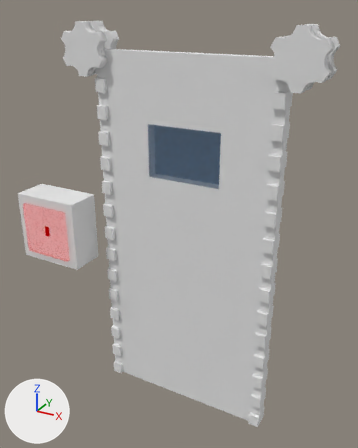
Renders of the Blender file blender_models/Machines/Door.blend from each side of a commit.
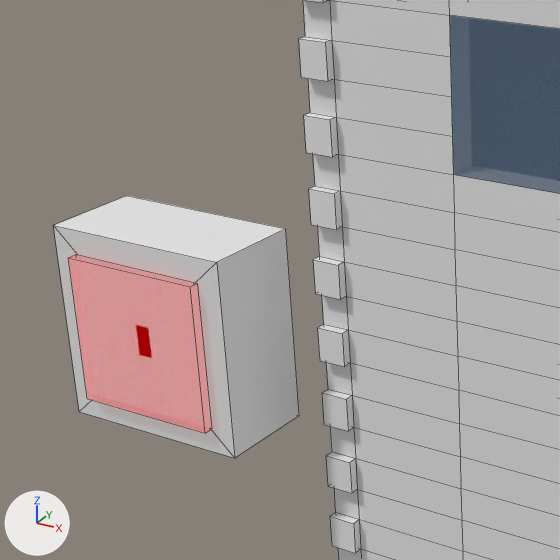
Old and new are each drawn whole from a camera (50 mm lens) standing at (1.133, -2.131, 2.197) and looking at (-0.05, 0.021, 1.121) and again close up on the part from 0% to 51% of the width and 27% to 68% of the height. Lighting does not change. The marker at lower left points along +X, +Y and +Z. The close-ups show mesh edges as thin lines.

The scene before the commit, as lines of its bpy script (objects in view):
```python
me_cube = bpy.data.meshes.new('Cube')
me_cube.from_pydata(...)  # 608 vertices, 602 faces; spans x -0.5..0.5, y -0.05..0.05, z 0.0..2.0
# faces by material slot: [300, 300, 2]
me_cube.materials.append(mat_paper)  # its picture is missing
me_cube.materials.append(mat_paperdark)  # its picture is missing
me_cube.materials.append(mat_glass)  # blue #2f5d83
me_cube_014 = bpy.data.meshes.new('Cube.014')
me_cube_014.from_pydata(...)  # 16 vertices, 14 faces; spans x -1.0..1.0, y -1.0..0.0, z -1.0..1.0
# faces by material slot: [9, 5]
me_cube_014.materials.append(mat_paper)  # its picture is missing
me_cube_014.materials.append(mat_darkness)  # black #0a0a0a
# before: 0 (-0.08, -1.0, -0.16), 1 (-0.08, -1.0, 0.16), 4 (0.08, -1.0, -0.16), 5 (0.08, -1.0, 0.16), 8 (-1.0, -1.0, -1.0) at pixel (79, 411)
# before: 9 (-1.0, -1.0, 1.0) at pixel (53, 225), 10 (1.0, -1.0, 1.0) at pixel (216, 262), 11 (1.0, -1.0, -1.0) at pixel (234, 458)
me_cube_015 = bpy.data.meshes.new('Cube.015')
me_cube_015.from_pydata(...)  # a box spanning x -3.33..3.33, y -0.6..-0.2, z -2.5..2.5
me_cube_015.materials.append(mat_interactable)  # black #000000
ob_door = bpy.data.objects.new('Door', me_cube)
ob_door.location = (0.0, 0.0, 0.0)
ob_interactable = bpy.data.objects.new('Interactable', me_cube_015)
ob_interactable.location = (-0.8, -0.19, 1.0)
ob_interactable.scale = (0.045, 0.05, 0.06)
ob_lock = bpy.data.objects.new('Lock', me_cube_014)
ob_lock.location = (-0.8, 0.0, 1.0)
ob_lock.scale = (0.2, 0.2, 0.2)
```
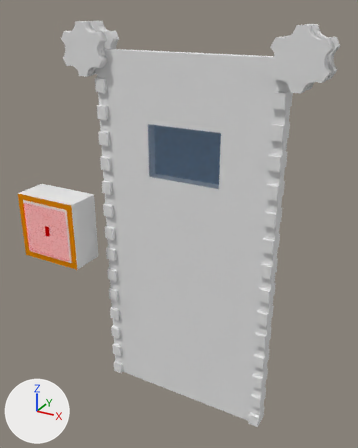
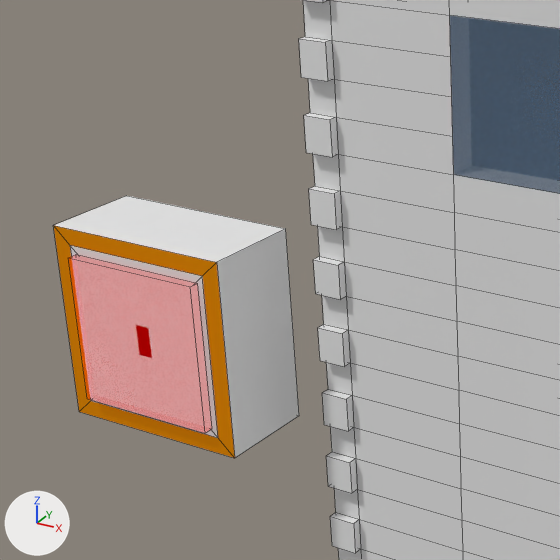
Location of each change, [x1, y1, x2, y2] in pixels of the close-ups (560 x 560 px):
part 1 of me_cube_014, built on: [53, 225, 235, 458] in both

The change, as a list of edits to the scene's bpy script:
```text
Add mat_orange:
    mat_orange = principled_material('Orange')
    mat_orange.base_color = (0.774, 0.253, 0.00238)  # orange #e48a08
    mat_orange.roughness = 1.0
    mat_orange.specular_ior_level = 0.0
Change me_cube_014:
    where me_cube_014.from_pydata(...)  # 16 vertices, 14 faces; spans x -1.0..1.0, y -1.0..0.0, z -1.0..1.0
    used by ob_lock; location = (-0.8, 0.0, 1.0); scale = (0.2, 0.2, 0.2)
    verts and faces of me_cube_014; kept vertices keep their numbers, new ones are numbered from 16
    me_cube_014 part 1
    add delete_faces([(0, 1, 9, 8), (4, 11, 10, 5), (0, 8, 11, 4), (1, 5, 10, 9)])
    add verts[16] = (0.82, -1.0, -0.83)  # pixel (218, 438)
    add verts[17] = (0.82, -1.0, 0.83)  # pixel (202, 276)
    add verts[18] = (-0.82, -1.0, 0.83)  # pixel (69, 245)
    add verts[19] = (-0.82, -1.0, -0.83)  # pixel (90, 400)
    add faces += [(8, 19, 18, 9), (10, 17, 16, 11), (8, 11, 16, 19), (9, 18, 17, 10)]  # mat_orange (orange #e48a08)
    add faces += [(0, 19, 16, 4), (1, 5, 17, 18), (0, 1, 18, 19), (4, 16, 17, 5)]  # mat_paper (its picture is missing)
    add me_cube_014.materials.append(mat_orange)  # orange #e48a08
```
